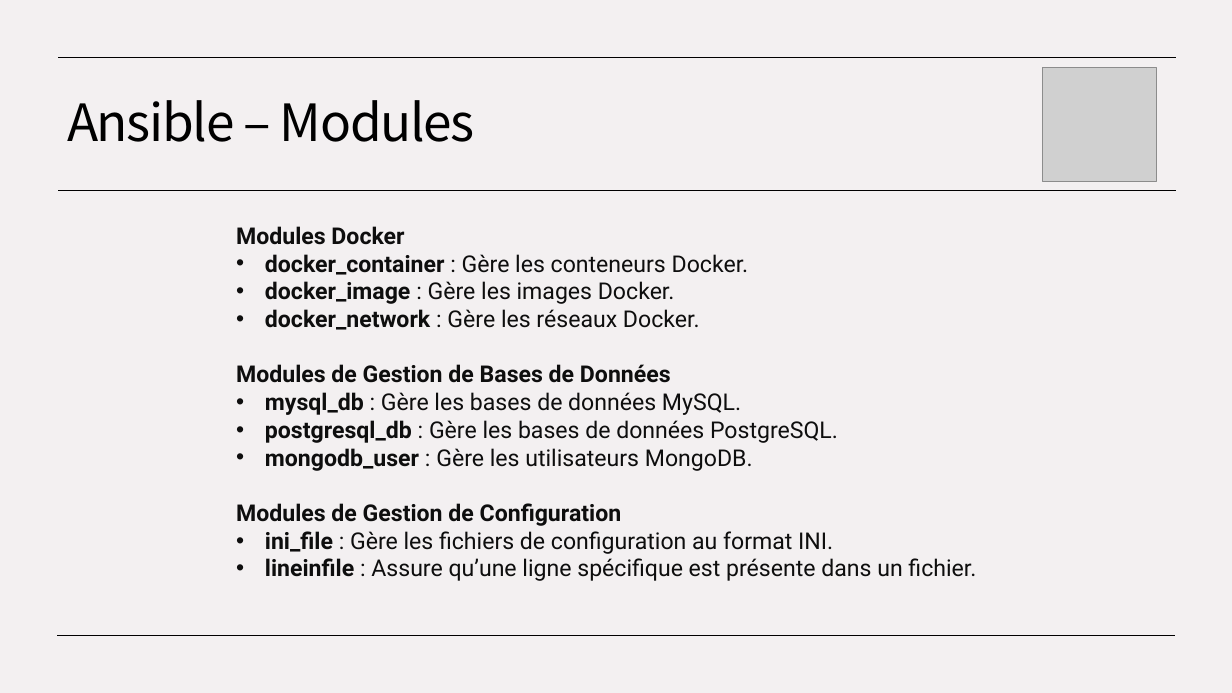
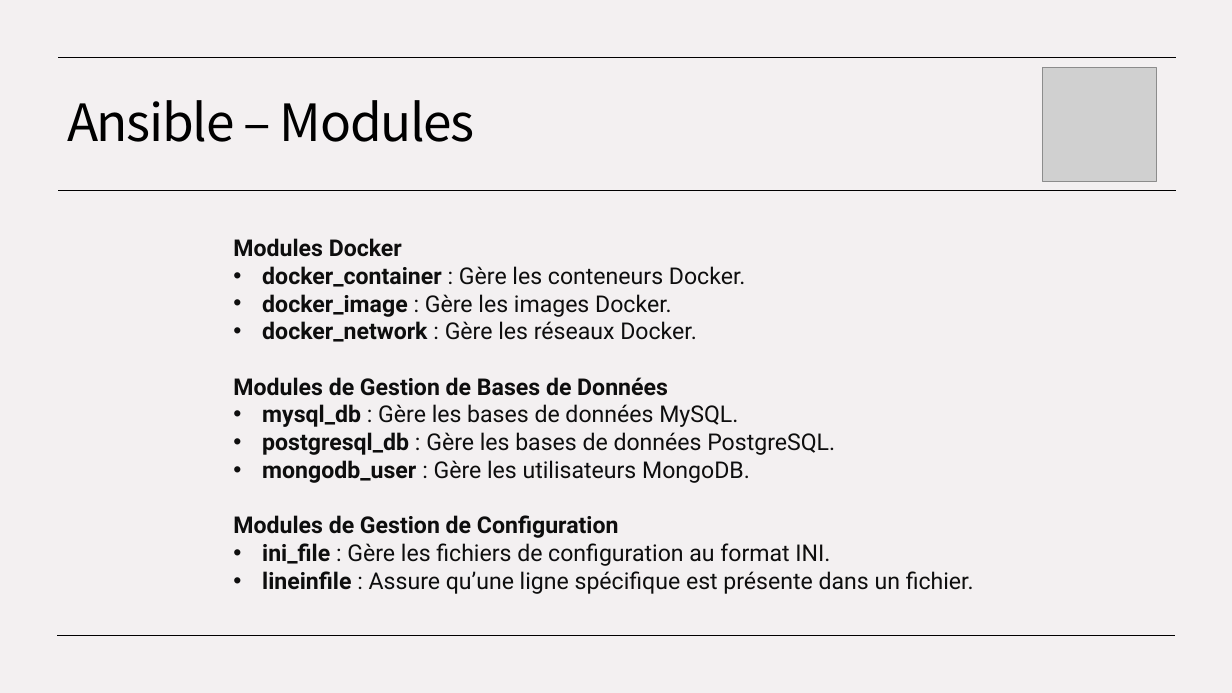
Before and after one commit to ConstevoTechnologies/EPSI---IaC, a slide deck: slide 30 of EPSI - Module IaC.pptx. Drawn at 1232x693 pixels with LibreOffice and Linux fonts; fonts in the diff are those of the drawing; grey boxes stand for pictures. Boxes give left, top, right and bottom in pixels: in the first picture for what was removed or moved away, otherwise in the second. Text is boxed around its words. In the diff, an @@ line names an element or a change of style, - is before the commit and + after.

```diff
--- a/EPSI - Module IaC.pptx
+++ b/EPSI - Module IaC.pptx
@@ text "Modules Docker": place and size @@
-text "Modules Docker" at [236, 226, 976, 581]
+text "Modules Docker" at [233, 238, 974, 594]
```
Also in this commit, not shown: 8 other slides changed.
